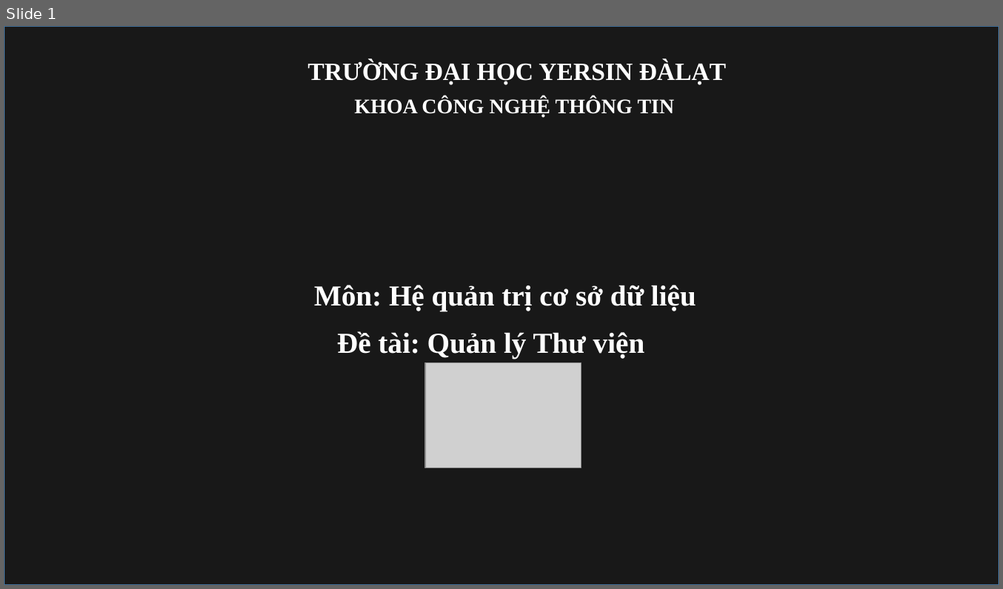
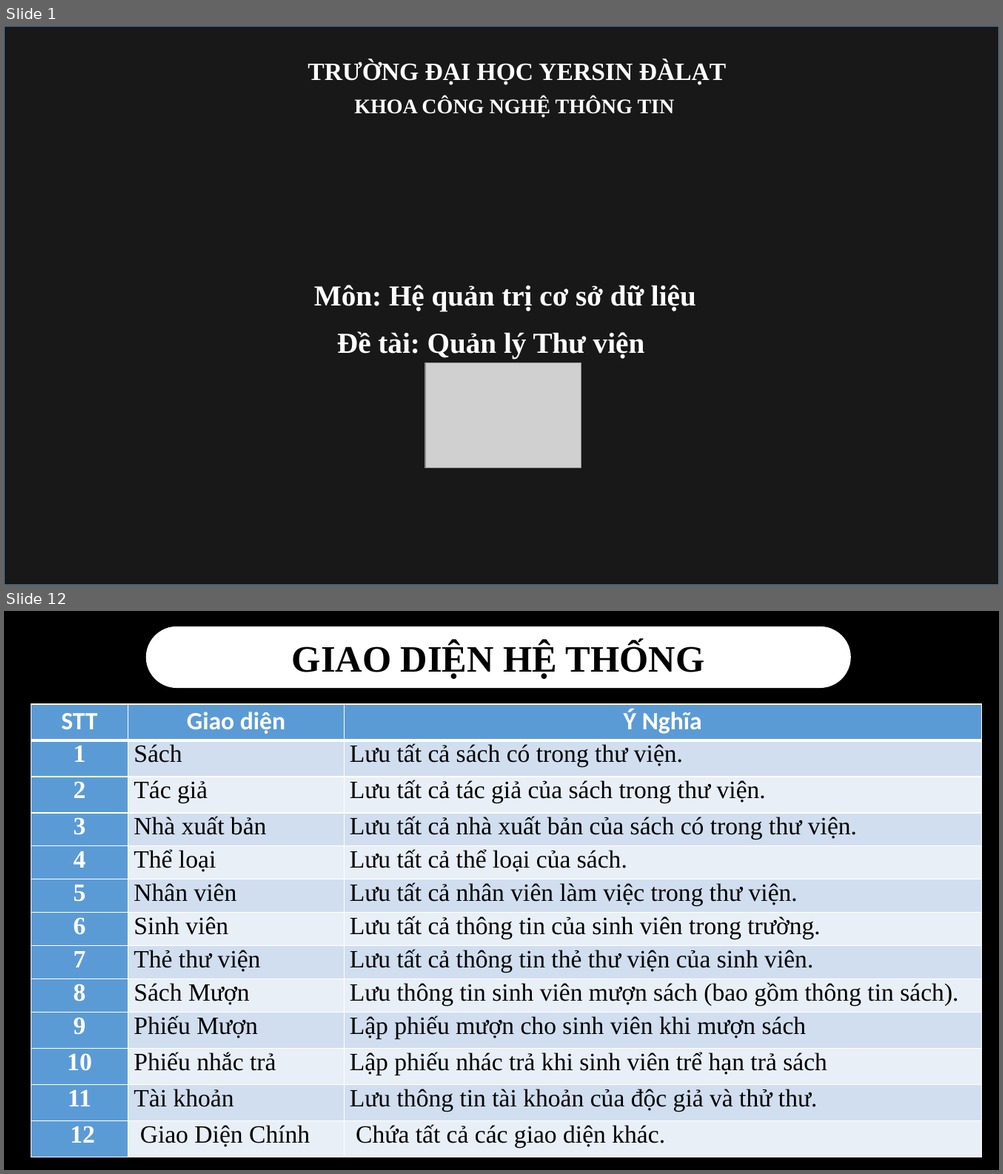
Before and after one commit to KVang05112002/QLYTHUVIEN, a slide deck: DoAn_QuanLyThuVien.pptx. Shown one above the other, each under a label of ours: slide 1 before the commit, slides 1 and 12 after it; the slides between them are not shown. The pictures are 1003x589 and 1003x1174 pixels, drawn with LibreOffice and Linux fonts; fonts in the diff are those of the drawing; grey boxes stand for pictures; background and template pictures are left out; a plain dark background stands for a picture behind light text. Boxes give left, top, right and bottom in pixels: in the first picture for what was removed or moved away, otherwise in the second. Text is boxed around its words. In the diff, an @@ line names an element or a change of style, - is before the commit and + after.

```diff
--- a/DoAn_QuanLyThuVien.pptx
+++ b/DoAn_QuanLyThuVien.pptx
@@ slide 12 added at [4, 611, 999, 1170], background #000000 @@
@@ rounded rectangle added at [146, 627, 851, 689], fill #FFFFFF @@
@@ text added at [292, 642, 704, 679], 36 pt, text #000000, bold @@
+GIAO DIỆN HỆ THỐNG
@@ table added at [31, 704, 982, 1158], 13 rows, 3 columns @@
+STT | Giao diện | Ý Nghĩa
+1 | Sách | Lưu tất cả sách có trong thư viện.
+2 | Tác giả | Lưu tất cả tác giả của sách trong thư viện.
+3 | Nhà xuất bản | Lưu tất cả nhà xuất bản của sách có trong thư viện.
+4 | Thể loại | Lưu tất cả thể loại của sách.
+5 | Nhân viên | Lưu tất cả nhân viên làm việc trong thư viện.
+6 | Sinh viên | Lưu tất cả thông tin của sinh viên trong trường.
+7 | Thẻ thư viện | Lưu tất cả thông tin thẻ thư viện của sinh viên.
+8 | Sách Mượn | Lưu thông tin sinh viên mượn sách (bao gồm thông tin sách).
+9 | Phiếu Mượn | Lập phiếu mượn cho sinh viên khi mượn sách
+10 | Phiếu nhắc trả | Lập phiếu nhác trả khi sinh viên trể hạn trả sách
+11 | Tài khoản | Lưu thông tin tài khoản của độc giả và thử thư.
+12 | Giao Diện Chính | Chứa tất cả các giao diện khác.
```
Also in this commit, not shown: 12 other slides added, 1 slide removed, 2 other files.
